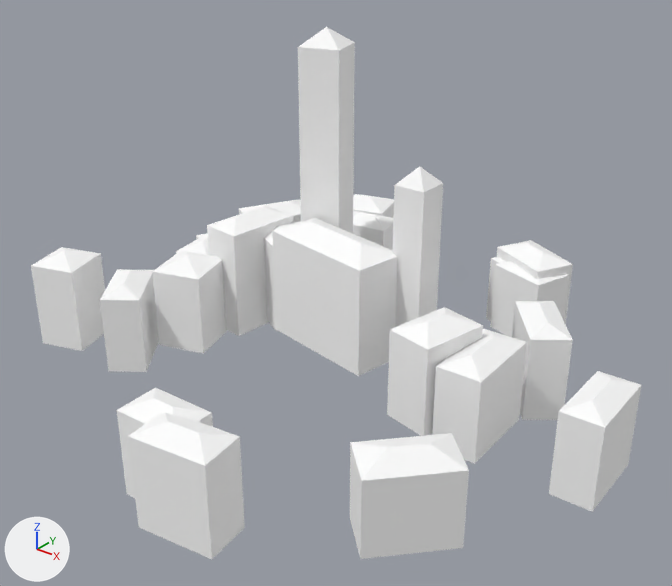
Before and after pictures for a commit that changed the glTF model games/yorimichi/assets/belmonte/meshes/SM_BM_BVV_Village_6.glb.
Rendered twice from a 50 mm camera at (124.1, -150.7, 97.0) aimed at (4.7, -1.4, 4.5). The lights are fixed; the arrows at lower left show +X, +Y and +Z. The picture after the commit comes second. Vertices at exactly the same position are counted once.

In view in the first picture: 'SM_BM_BVV_Village_6'.
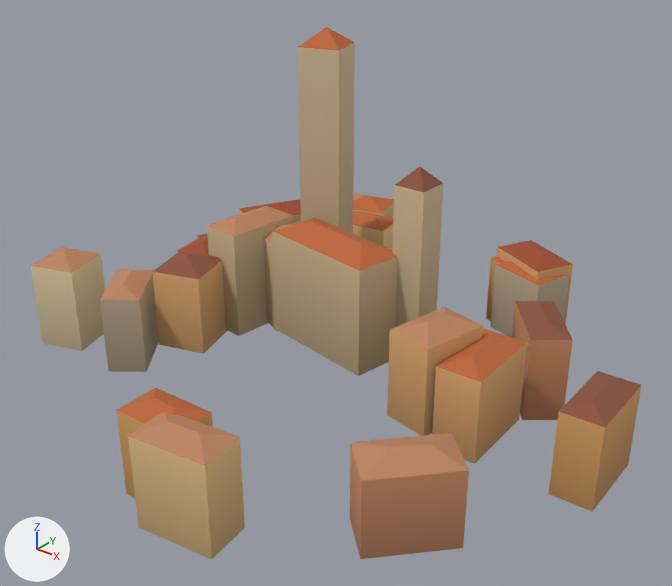
Scene script edits in JSON lines:
```json
{"block": "me_sm_bvv_village_6", "where": "me_sm_bvv_village_6.from_pydata(...)  # 248 vertices, 346 faces; spans x -75.2..71.9, y -64.3..67.8, z -23.5..59.2"}
{"block": "me_sm_bvv_village_6", "where": "# used by ob_sm_bm_bvv_village_6; location = (0.0, 0.0, 0.0)"}
{"block": "me_sm_bvv_village_6", "change": "me_sm_bvv_village_6 part 1: 106 faces centred in x -71.3..71.4, y -61.5..64.8, z -17.0..14.0 are repainted in the vertex colours; the middle colour goes from white #ffffff to orange #bd8561"}
{"block": "me_sm_bvv_village_6", "change": "me_sm_bvv_village_6 part 2: 164 faces centred in x -73.9..71.6, y -63.4..65.2, z -16.7..32.5 are repainted in the vertex colours; the middle colour goes from white #ffffff to brown #c7ad7a"}
{"block": "me_sm_bvv_village_6", "change": "me_sm_bvv_village_6 part 3: 76 faces centred in x -41.7..69.9, y -55.2..62.0, z -1.6..56.5 are repainted in the vertex colours; the middle colour goes from white #ffffff to brown #9e5438"}
```

Changed parts and their boxes [x1, y1, x2, y2] in the pictures (672 x 586 px):
```json
{"part": 1, "of": "me_sm_bvv_village_6", "change": "recoloured", "before": [31, 195, 641, 559], "after": [31, 195, 641, 559]}
{"part": 2, "of": "me_sm_bvv_village_6", "change": "recoloured", "before": [31, 42, 641, 559], "after": [31, 42, 641, 559], "on screen": "white to brown"}
{"part": 3, "of": "me_sm_bvv_village_6", "change": "recoloured", "before": [152, 27, 641, 427], "after": [152, 27, 641, 427]}
```
